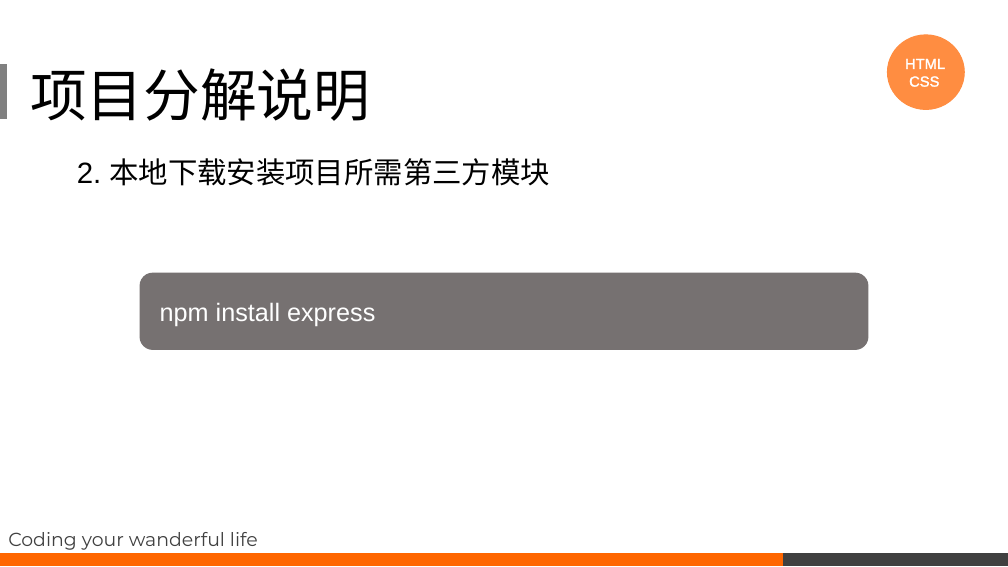
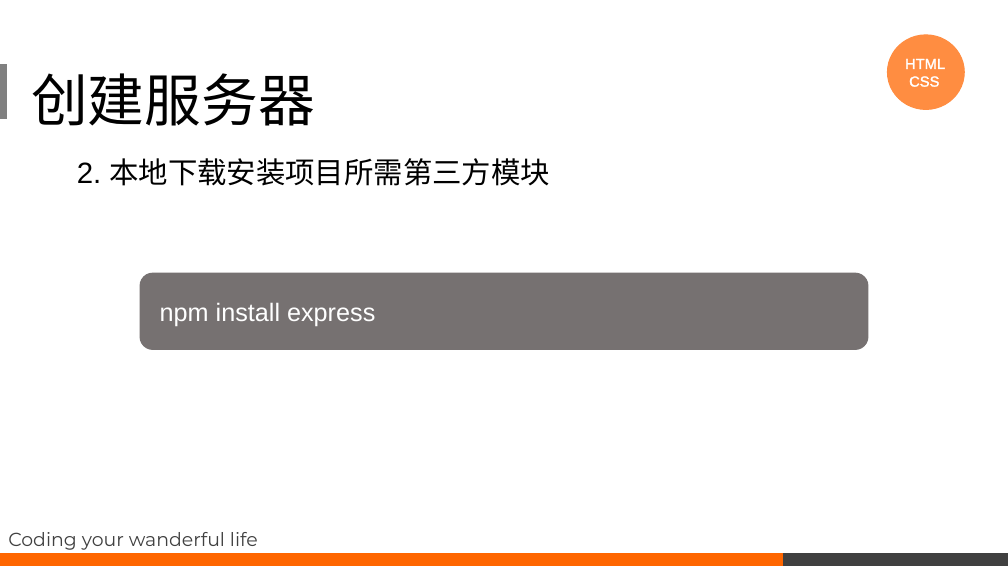
Before and after one commit to noip-algorithms/express-element-master, a slide deck: slide 6 of course/项目分析课程.pptx (slide 5 before the commit). Drawn at 1008x567 pixels with LibreOffice and Linux fonts; fonts in the diff are those of the drawing. Boxes give left, top, right and bottom in pixels: in the first picture for what was removed or moved away, otherwise in the second. Text is boxed around its words. In the diff, an @@ line names an element or a change of style, - is before the commit and + after.

```diff
--- a/course/项目分析课程.pptx
+++ b/course/项目分析课程.pptx
@@ text at (x1=31, y1=73, x2=314, y2=126): text changed @@
-项目分解说明
+创建服务器
```
Also in this commit, not shown: 5 other slides changed, 13 slides added, 7 other files.
